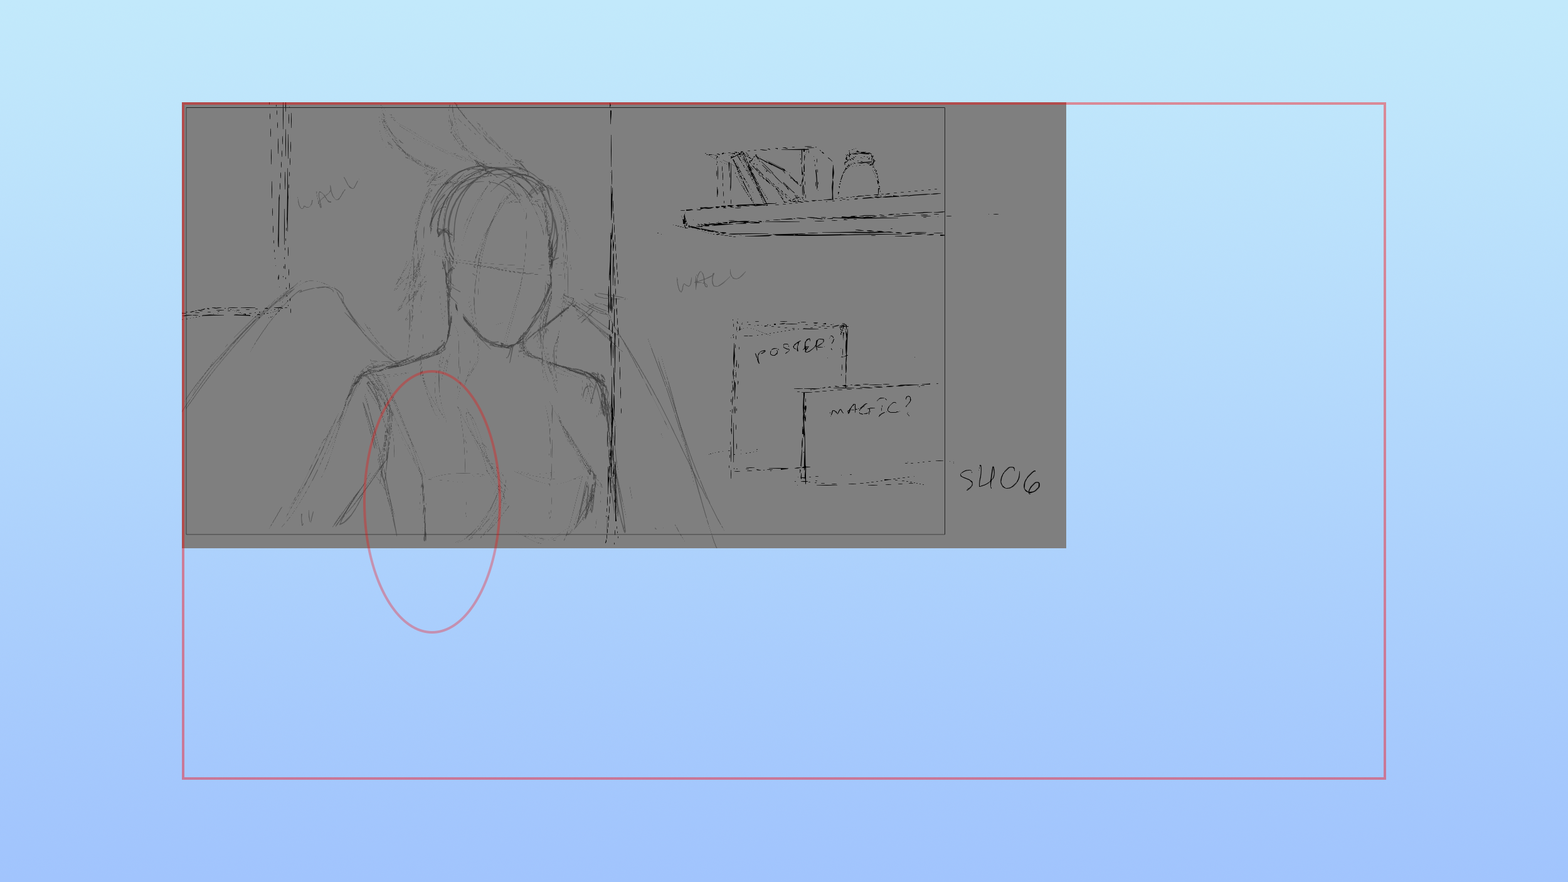
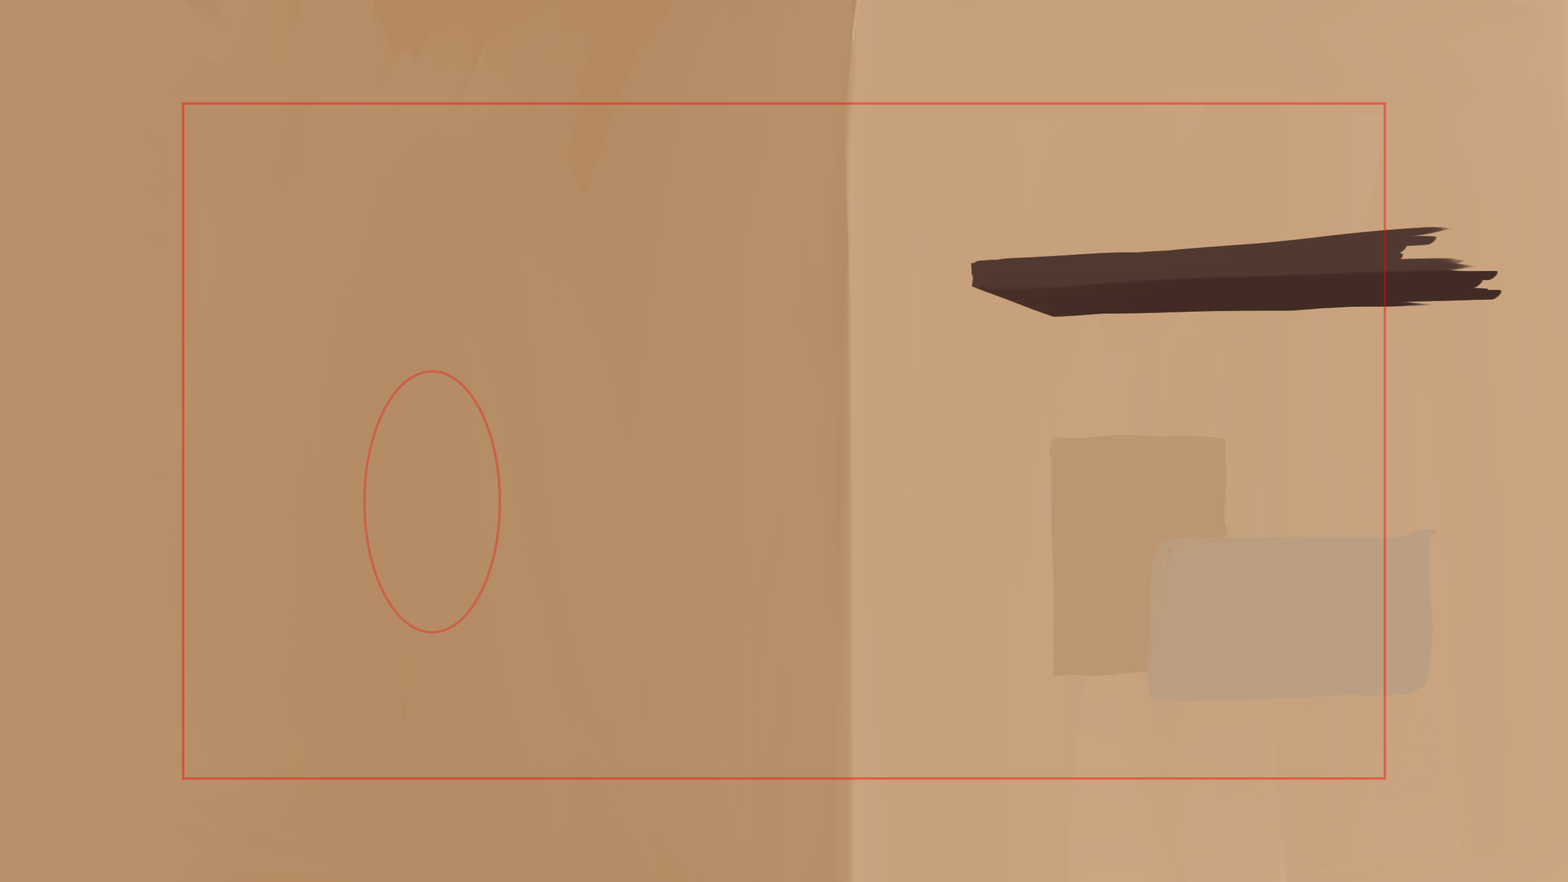
Layered file, before and after one edit (1568 x 882). Changes by layer:
added layer "Layer 4" in group "MG" over [970, 225, 1503, 703]
added layer "house" in group "MG" over [0, 0, 1568, 882]
painted on "Layer 3" over [172, 94, 1568, 802]
painted on "Gradient Fill 1" over [0, 0, 1568, 882]